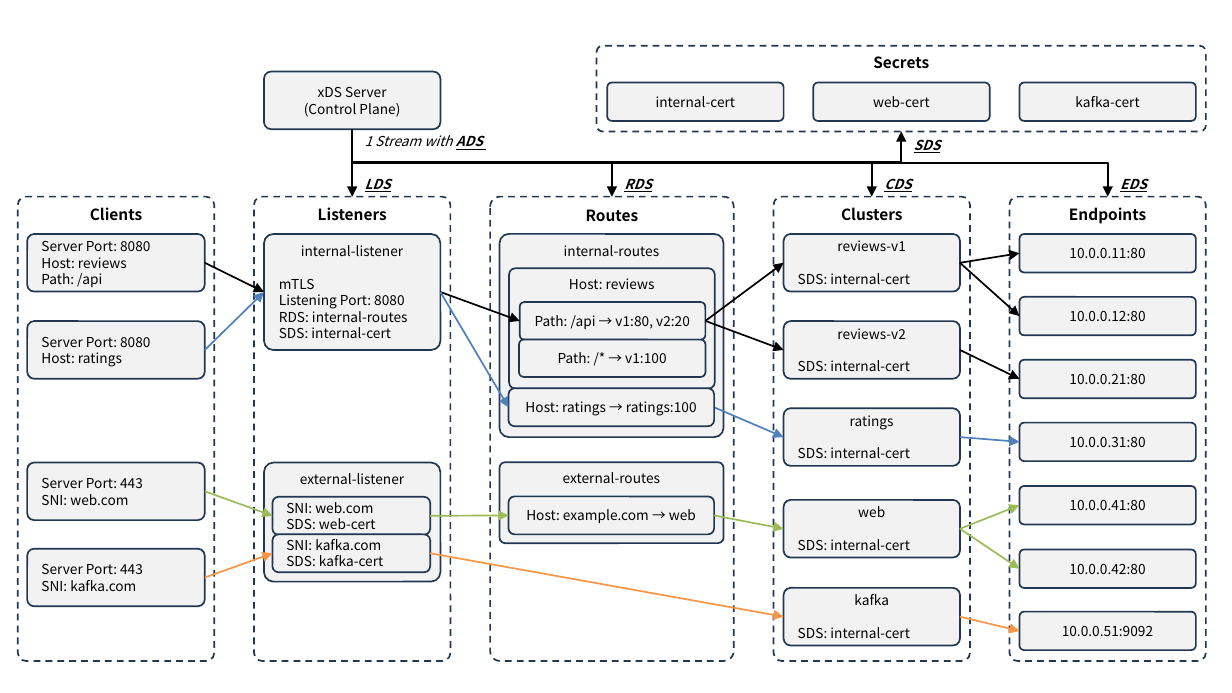
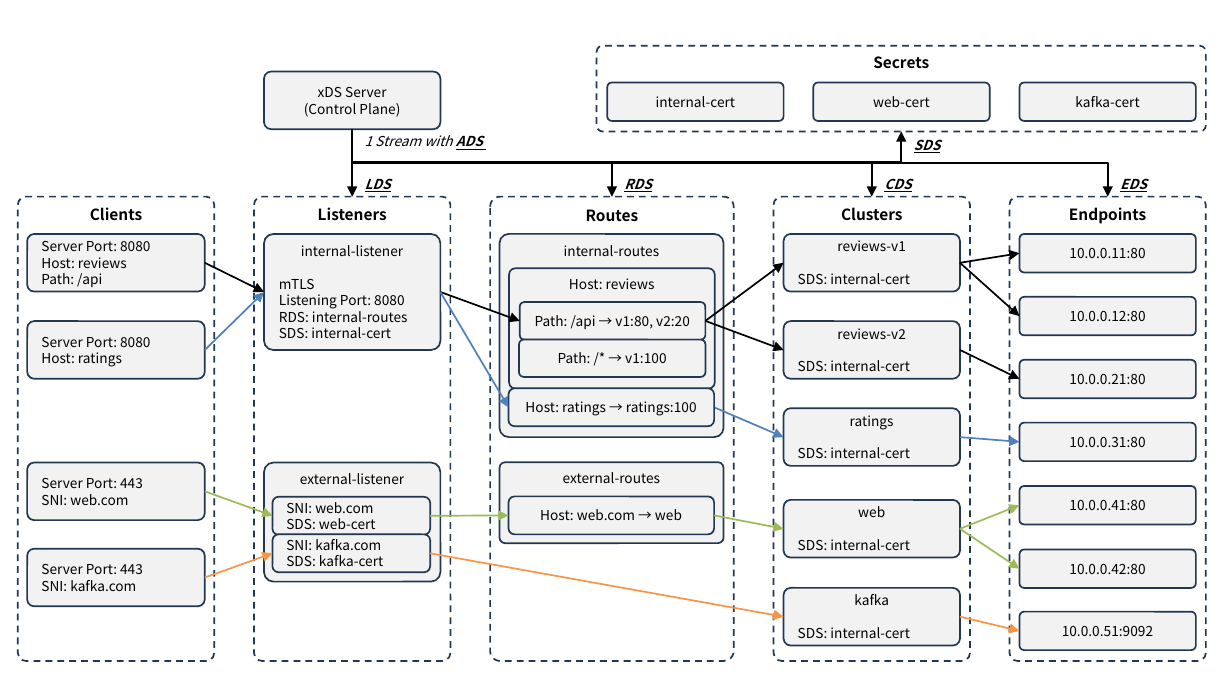
Before and after one commit to ssup2/blog-software, a slide deck: slide 1 of content/docs/theory-analysis/envoy-xds-configuration/images/images.pptx. Drawn at 1232x693 pixels with LibreOffice and Linux fonts; fonts in the diff are those of the drawing. Boxes give left, top, right and bottom in pixels: in the first picture for what was removed or moved away, otherwise in the second. Text is boxed around its words. In the diff, an @@ line names an element or a change of style, - is before the commit and + after.

```diff
--- a/content/docs/theory-analysis/envoy-xds-configuration/images/images.pptx
+++ b/content/docs/theory-analysis/envoy-xds-configuration/images/images.pptx
@@ text in rounded rectangle at <box>540,509,682,520</box>: text changed @@
-Host: example.com → web
+Host: web.com → web
```
Also in this commit, not shown: 3 other files.
